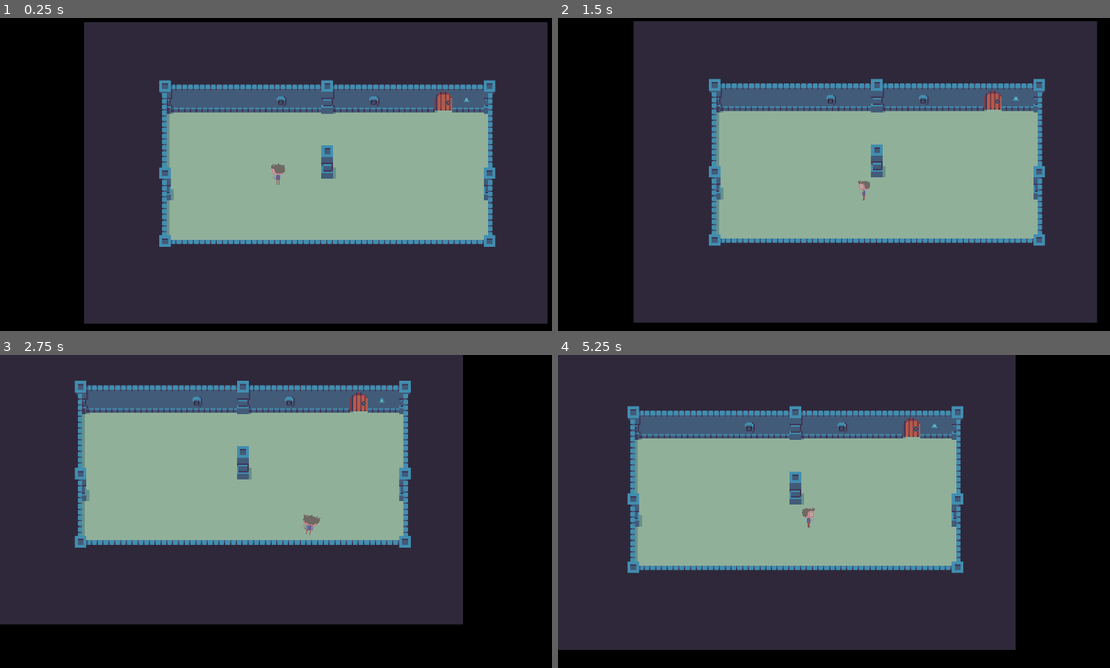
Above: before the commit, frames 1-4 (two rows, left to right).
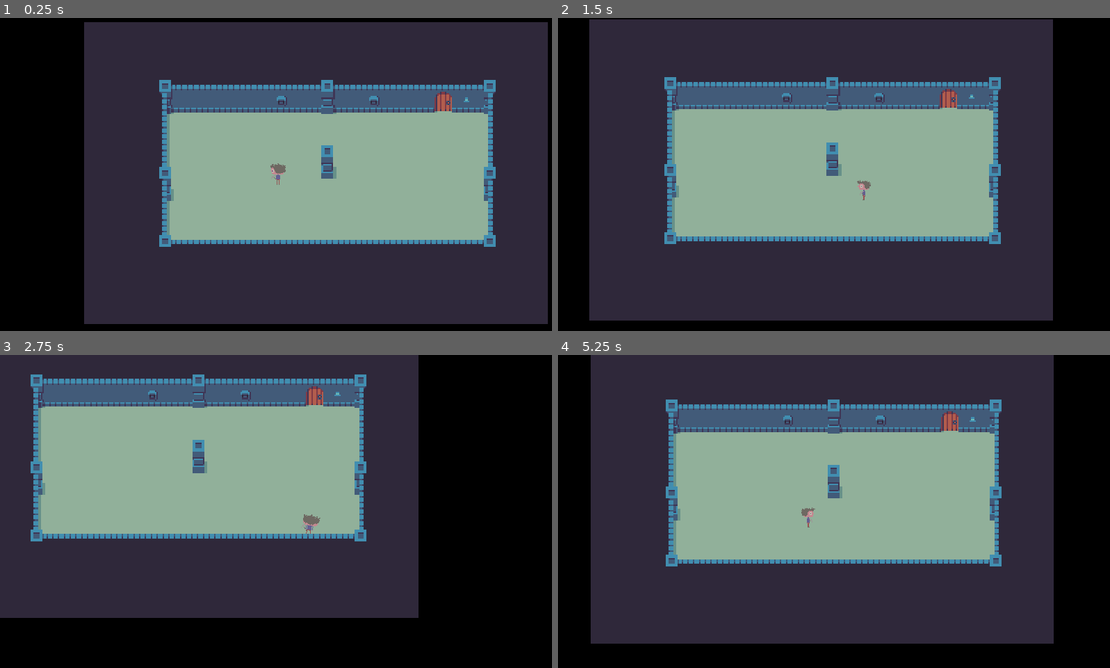
Above: after the commit, the same moments.

Repository: FrankJRix/minorman-game
Game: Godot game, scene res://levels/TemplateLevel.tscn
The game is run twice, just before and just after one commit, with the same random seed, the same clock (stepped at 60 frames per second) and the same inputs.
Inputs (mouse positions are in pixels of both pictures, inside the frame that each line leads up to):
- Up to frame 1 (0.25 s): no input
- Up to frame 2 (1.5 s): tap Enter at 0.5 s; move the mouse to (960, 158) at 0.52 s; hold D (move_east) 0.53-1.28 s; hold Shift (sprint) 0.53-1.28 s; move the mouse to (723, 190) at 1.27 s; hold S (move_south) from 1.28 s (still down); tap Shift (sprint) at 1.35 s
- Up to frame 3 (2.75 s): move the mouse to (331, 442) at 2.02 s; release S (move_south) at 2.03 s; hold D (move_east) from 2.03 s (still down); hold Shift (sprint) from 2.03 s (still down)
- Up to frame 4 (5.25 s): move the mouse to (806, 574) at 2.77 s; release D (move_east) at 2.78 s; release Shift (sprint) at 2.78 s; hold W (move_north) 2.78-3.53 s; tap Shift (sprint) at 2.85, 4.35 s; move the mouse to (1005, 558) at 3.52 s; hold Shift (sprint) 3.53-4.28 s; hold A (move_west) 3.53-5.03 s; move the mouse to (668, 464) at 4.27 s; move the mouse to (861, 511) at 5.02 s; hold S (move_south) from 5.03 s (still down); hold Shift (sprint) from 5.03 s (still down)

The runs differ from the first frame. In frame 1, 0.7% of the frame differs, in the area x 15-100%, y 1-98%; in frame 2, 30%, in the area x 5-98%, y 0-98%; in frame 3, 24%; in frame 4, 28%.

Commit message:
Ysort, aggiustate collisioni.

Diff:
--- a/00_MinorMan/characters/player/Norman.tscn
+++ b/00_MinorMan/characters/player/Norman.tscn
@@ -168,8 +168,7 @@
 "values": [ 0.0 ]
 }
 
-[sub_resource type="Animation" id=10]
-resource_name = "move"
+[sub_resource type="Animation" id=11]
 length = 0.4
 loop = true
 tracks/0/type = "value"
@@ -237,5 +236,5 @@
 drag_margin_bottom = 0.1
 
 [node name="CutoutAnim" type="AnimationPlayer" parent="."]
-anims/idle = SubResource( 11 )
-anims/move = SubResource( 10 )
+anims/idle = SubResource( 10 )
+anims/move = SubResource( 11 )
--- a/00_MinorMan/levels/TemplateLevel.tscn
+++ b/00_MinorMan/levels/TemplateLevel.tscn
@@ -7,12 +7,14 @@
 
 [node name="Norman" parent="." instance=ExtResource( 2 )]
 position = Vector2( 1500, 1850 )
+scale = Vector2( 1, 1 )
 z_index = 1
 
 [node name="Tilemaps" type="Node" parent="."]
 
 [node name="Floor" type="TileMap" parent="Tilemaps"]
 scale = Vector2( 10, 10 )
+z_index = -1
 tile_set = ExtResource( 1 )
 cell_size = Vector2( 16, 16 )
 format = 1
@@ -22,6 +24,7 @@
 scale = Vector2( 10, 10 )
 tile_set = ExtResource( 1 )
 cell_size = Vector2( 16, 16 )
+cell_y_sort = true
 format = 1
 tile_data = PoolIntArray( 327681, 1, 65537, 327682, 1, 65537, 327683, 1, 65537, 327684, 1, 65537, 327685, 1, 65537, 327 …(3450 unchanged characters)…
 
--- a/00_MinorMan/placeholder_assets/tilesets/dungeon_tileset.tres
+++ b/00_MinorMan/placeholder_assets/tilesets/dungeon_tileset.tres
@@ -42,10 +42,10 @@
 points = PoolVector2Array( 0, 0, 4, 0, 4, 4, 0, 4 )
 
 [sub_resource type="ConvexPolygonShape2D" id=14]
-points = PoolVector2Array( 4, 16, 4, 4, 12, 4, 12, 16 )
+points = PoolVector2Array( 0, 16, 0, 12, 16, 12, 16, 16 )
 
 [sub_resource type="ConvexPolygonShape2D" id=15]
-points = PoolVector2Array( 12, 0, 12, 12, 4, 12, 4, 0 )
+points = PoolVector2Array( 16, 0, 16, 4, 0, 4, 0, 0 )
 
 [sub_resource type="ConvexPolygonShape2D" id=16]
 points = PoolVector2Array( 16, 0, 16, 16, 8, 16, 4, 16, 4, 12, 4, 4, 8, 4, 8, 0 )
@@ -75,7 +75,7 @@
 points = PoolVector2Array( 8, 0, 8, 16, 0, 16, 0, 0 )
 
 [sub_resource type="ConvexPolygonShape2D" id=25]
-points = PoolVector2Array( 16, 12, 8, 12, 8, 16, 0, 16, 0, 0, 16, 0 )
+points = PoolVector2Array( 16, 4, 8, 4, 8, 16, 0, 16, 0, 0, 16, 0 )
 
 [sub_resource type="ConvexPolygonShape2D" id=26]
 points = PoolVector2Array( 0, 0, 16, 0, 16, 16, 0, 16 )
@@ -87,22 +87,22 @@
 points = PoolVector2Array( 0, 0, 16, 0, 16, 16, 0, 16 )
 
 [sub_resource type="ConvexPolygonShape2D" id=29]
-points = PoolVector2Array( 0, 0, 16, 0, 16, 12, 0, 12 )
+points = PoolVector2Array( 0, 0, 16, 0, 16, 4, 0, 4 )
 
 [sub_resource type="ConvexPolygonShape2D" id=30]
-points = PoolVector2Array( 0, 0, 16, 0, 16, 16, 8, 16, 8, 12, 0, 12 )
+points = PoolVector2Array( 0, 0, 16, 0, 16, 16, 8, 16, 8, 4, 0, 4 )
 
 [sub_resource type="ConvexPolygonShape2D" id=31]
 points = PoolVector2Array( 16, 0, 16, 16, 8, 16, 8, 0 )
 
 [sub_resource type="ConvexPolygonShape2D" id=32]
-points = PoolVector2Array( 16, 0, 16, 16, 0, 16, 0, 8, 0, 4, 4, 4, 8, 4, 8, 0 )
+points = PoolVector2Array( 16, 0, 16, 16, 0, 16, 0, 8, 4, 8, 4, 4, 8, 4, 8, 0 )
 
 [sub_resource type="ConvexPolygonShape2D" id=33]
-points = PoolVector2Array( 16, 16, 0, 16, 0, 4, 16, 4 )
+points = PoolVector2Array( 16, 16, 0, 16, 0, 12, 16, 12 )
 
 [sub_resource type="ConvexPolygonShape2D" id=34]
-points = PoolVector2Array( 8, 0, 8, 4, 12, 4, 16, 4, 16, 8, 16, 16, 0, 16, 0, 0 )
+points = PoolVector2Array( 8, 0, 8, 4, 12, 4, 12, 8, 16, 8, 16, 16, 0, 16, 0, 0 )
 
 [sub_resource type="ConvexPolygonShape2D" id=35]
 points = PoolVector2Array( 8, 0, 8, 16, 0, 16, 0, 0 )
@@ -111,10 +111,10 @@
 points = PoolVector2Array( 8, 0, 8, 16, 0, 16, 0, 0 )
 
 [sub_resource type="ConvexPolygonShape2D" id=37]
-points = PoolVector2Array( 4, 16, 4, 4, 12, 4, 16, 4, 16, 8, 16, 16 )
+points = PoolVector2Array( 4, 16, 4, 12, 12, 12, 16, 12, 16, 12, 16, 16 )
 
 [sub_resource type="ConvexPolygonShape2D" id=38]
-points = PoolVector2Array( 0, 8, 0, 4, 4, 4, 12, 4, 12, 16, 0, 16 )
+points = PoolVector2Array( 0, 12, 0, 12, 4, 12, 12, 12, 12, 16, 0, 16 )
 
 [sub_resource type="ConvexPolygonShape2D" id=39]
 points = PoolVector2Array( 12, 0, 12, 12, 8, 12, 8, 16, 0, 16, 0, 0 )
@@ -141,22 +141,22 @@
 points = PoolVector2Array( 0, 0, 16, 0, 16, 16, 0, 16 )
 
 [sub_resource type="ConvexPolygonShape2D" id=47]
-points = PoolVector2Array( 0, 0, 16, 0, 16, 12, 0, 12 )
+points = PoolVector2Array( 0, 0, 16, 0, 16, 4, 0, 4 )
 
 [sub_resource type="ConvexPolygonShape2D" id=48]
-points = PoolVector2Array( 0, 12, 0, 0, 16, 0, 16, 12, 0, 12 )
+points = PoolVector2Array( 0, 4, 0, 0, 16, 0, 16, 4, 0, 4 )
 
 [sub_resource type="ConvexPolygonShape2D" id=49]
-points = PoolVector2Array( 0, 0, 16, 0, 16, 12, 0, 12 )
+points = PoolVector2Array( 0, 0, 16, 0, 16, 4, 0, 4 )
 
 [sub_resource type="ConvexPolygonShape2D" id=50]
-points = PoolVector2Array( 0, 12, 0, 0, 16, 0, 16, 12, 0, 12 )
+points = PoolVector2Array( 0, 4, 0, 0, 16, 0, 16, 4, 0, 4 )
 
 [sub_resource type="ConvexPolygonShape2D" id=51]
-points = PoolVector2Array( 0, 0, 16, 0, 16, 12, 0, 12 )
+points = PoolVector2Array( 0, 0, 16, 0, 16, 4, 0, 4 )
 
 [sub_resource type="ConvexPolygonShape2D" id=52]
-points = PoolVector2Array( 0, 12, 0, 0, 16, 0, 16, 12, 0, 12 )
+points = PoolVector2Array( 0, 4, 0, 0, 16, 0, 16, 4, 0, 4 )
 
 [sub_resource type="ConvexPolygonShape2D" id=53]
 points = PoolVector2Array( 0, 0, 16, 0, 16, 16, 0, 16 )
@@ -168,13 +168,13 @@
 points = PoolVector2Array( 0, 0, 16, 0, 16, 16, 0, 16 )
 
 [sub_resource type="ConvexPolygonShape2D" id=56]
-points = PoolVector2Array( 0, 0, 16, 0, 16, 12, 0, 12 )
+points = PoolVector2Array( 0, 0, 16, 0, 16, 4, 0, 4 )
 
 [sub_resource type="ConvexPolygonShape2D" id=57]
-points = PoolVector2Array( 0, 12, 0, 0, 16, 0, 16, 12, 0, 12 )
+points = PoolVector2Array( 0, 4, 0, 0, 16, 0, 16, 4, 0, 4 )
 
 [sub_resource type="ConvexPolygonShape2D" id=58]
-points = PoolVector2Array( 0, 12, 0, 0, 16, 0, 16, 12, 0, 12 )
+points = PoolVector2Array( 0, 4, 0, 0, 16, 0, 16, 4, 0, 4 )
 
 [resource]
 0/name = "floor"
@@ -203,7 +203,7 @@
 1/autotile/occluder_map = [  ]
 1/autotile/navpoly_map = [  ]
 1/autotile/priority_map = [  ]
-1/autotile/z_index_map = [ Vector3( 5, 3, 4 ), Vector3( 6, 3, 4 ), Vector3( 7, 3, 4 ) ]
+1/autotile/z_index_map = [ Vector3( 2, 3, 1 ), Vector3( 5, 3, 2 ), Vector3( 6, 3, 2 ), Vector3( 7, 3, 2 ) ]
 1/occluder_offset = Vector2( 0, 0 )
 1/navigation_offset = Vector2( 0, 0 )
 1/shape_offset = Vector2( 0, 0 )
--- a/00_MinorMan/project.godot
+++ b/00_MinorMan/project.godot
@@ -23,7 +23,8 @@
 
 window/size/width=1920
 window/size/height=1080
-window/stretch/mode="viewport"
+window/size/fullscreen=true
+window/stretch/mode="2d"
 window/stretch/aspect="keep"
 
 [importer_defaults]
Not shown: 1 places in 00_MinorMan/characters/player/Norman.tscn that only renumber resources
